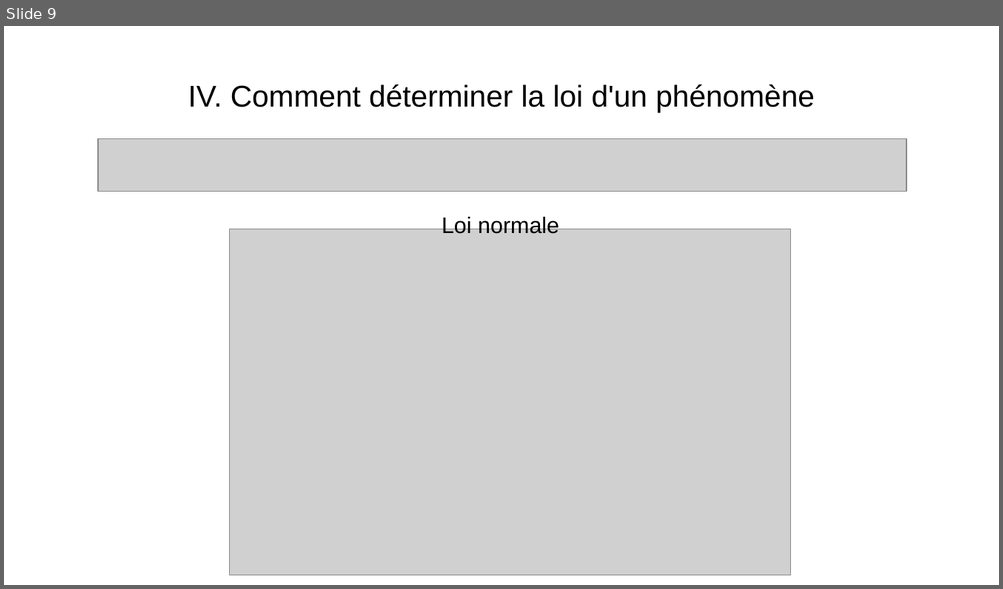
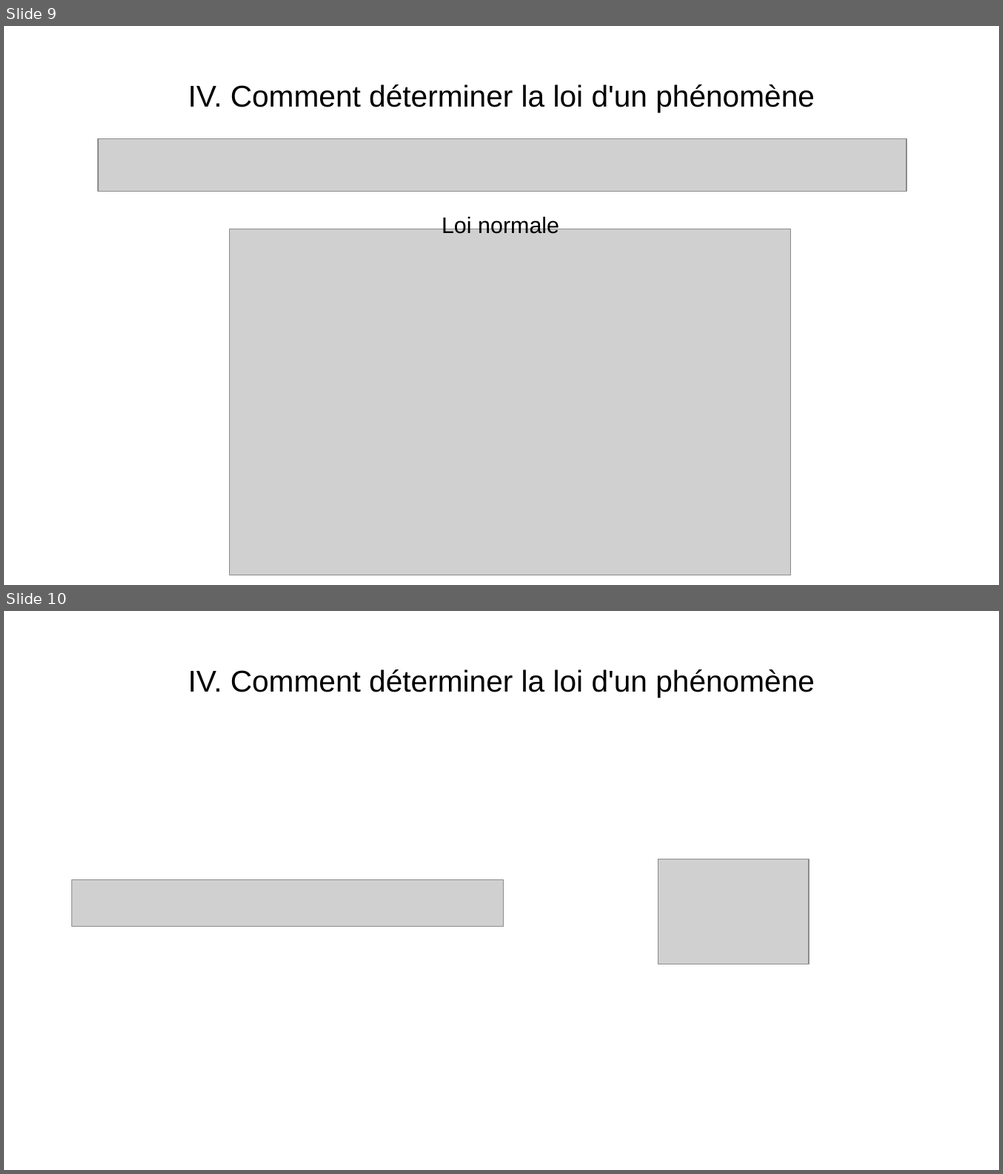
Before and after one commit to WIDEROZ/ESISAR-3A, a slide deck: Mathématiques/Oral/TP1.odp. Shown one above the other, each under a label of ours: slide 9 before the commit, slides 9 and 10 after it. The pictures are 1003x589 and 1003x1174 pixels, drawn with LibreOffice and Linux fonts; fonts in the diff are those of the drawing; grey boxes stand for pictures. Boxes give left, top, right and bottom in pixels: in the first picture for what was removed or moved away, otherwise in the second. Text is boxed around its words. In the diff, an @@ line names an element or a change of style, - is before the commit and + after.

```diff
--- a/Mathématiques/Oral/TP1.odp
+++ b/Mathématiques/Oral/TP1.odp
@@ slide 10 added at (x1=4, y1=611, x2=999, y2=1170), background #FFFFFF @@
@@ title added at (x1=188, y1=669, x2=814, y2=698), 24 pt, text #000000 @@
+IV. Comment déterminer la loi d'un phénomène
@@ picture added at (x1=658, y1=859, x2=809, y2=965) @@
@@ picture added at (x1=71, y1=880, x2=503, y2=927) @@
```
Also in this commit, not shown: 1 slide changed, 2 other slides added, 2 other files.
